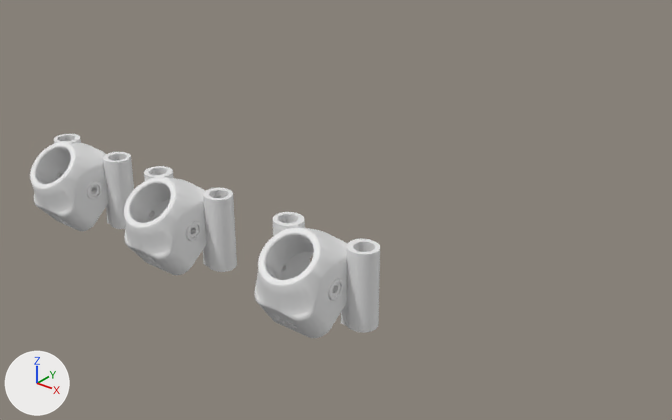
One commit to the Blender file Typhon/Typhon.blend: the scene before it, then after it.
The view is the same before and after, from a 50 mm camera at (0.1283, -0.1463, 0.1103) aimed at (-0.0422, 0.0668, -0.0219). Every picture has the same lights, and +X, +Y and +Z are marked at lower left.

The scene before the commit, as lines of its bpy script (objects in view):
```python
ob_typhon_runcam_90_stock_lens_v7_50 = bpy.data.objects.new('typhon-runcam-90-stock-lens-v7-50', me_typhon_runcam_90_stock_lens_v7_55_002)
ob_typhon_runcam_90_stock_lens_v7_50.location = (-0.0897, 0.0, 0.0)
ob_typhon_runcam_90_stock_lens_v7_50.rotation_euler = (-1.571, 0.0, 0.0)  # degrees (-90, 0, 0)
ob_typhon_runcam_90_stock_lens_v7_50.scale = (0.001, 0.001, 0.001)
ob_typhon_runcam_90_stock_lens_v7_53 = bpy.data.objects.new('typhon-runcam-90-stock-lens-v7-53', me_typhon_runcam_90_stock_lens_v7_55_001)
ob_typhon_runcam_90_stock_lens_v7_53.location = (-0.0483, 0.0, 0.0)
ob_typhon_runcam_90_stock_lens_v7_53.rotation_euler = (-1.571, 0.0, 0.0)  # degrees (-90, 0, 0)
ob_typhon_runcam_90_stock_lens_v7_53.scale = (0.001, 0.001, 0.001)
ob_typhon_runcam_90_stock_lens_v7_55 = bpy.data.objects.new('typhon-runcam-90-stock-lens-v7-55', me_typhon_runcam_90_stock_lens_v7_55)
ob_typhon_runcam_90_stock_lens_v7_55.location = (0.0, 0.0, 0.0)
ob_typhon_runcam_90_stock_lens_v7_55.rotation_euler = (-1.571, 0.0, 0.0)  # degrees (-90, 0, 0)
ob_typhon_runcam_90_stock_lens_v7_55.scale = (0.001, 0.001, 0.001)
```
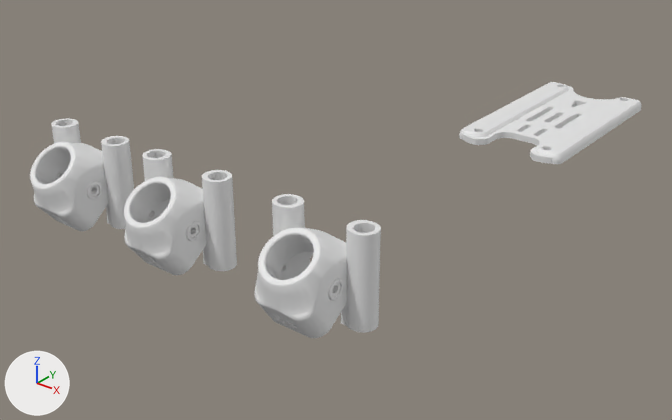
Commit message: top plate

Boxes (x1, y1, x2, y2) around the edits, measured in the pictures (672 x 420 px; the box of a moved part takes in the faces that stretch with it):
'typhon-runcam-90-stock-lens-v7-55', reshaped (14% taller): before (255, 212, 380, 338); after (255, 194, 381, 338)
'typhon-runcam-90-stock-lens-v7-53', reshaped (15% taller): before (124, 166, 237, 275); after (124, 149, 237, 275)
'typhon-runcam-90-stock-lens-v7-50', reshaped (16% taller): before (30, 134, 134, 231); after (30, 118, 134, 231)
'Cube.001', added: after (459, 82, 642, 164)
'TyphonTopPlateXL', added: after (463, 86, 617, 164)
part 1 of me_typhon_runcam_90_stock_lens_v7_55, moved or reshaped: before (346, 239, 380, 333); after (346, 220, 381, 333)
part 2 of me_typhon_runcam_90_stock_lens_v7_55, moved or reshaped: before (273, 212, 305, 236); after (272, 194, 305, 236)
part 3 of me_typhon_runcam_90_stock_lens_v7_55_001, moved or reshaped: (147, 199, 170, 221) in both
part 4 of me_typhon_runcam_90_stock_lens_v7_55_001, moved or reshaped: before (144, 166, 173, 181); after (142, 149, 173, 181)
part 5 of me_typhon_runcam_90_stock_lens_v7_55_001, moved or reshaped: (192, 228, 208, 266) in both
part 6 of me_typhon_runcam_90_stock_lens_v7_55_001, moved or reshaped: before (203, 188, 237, 272); after (202, 170, 237, 271)
part 7 of me_typhon_runcam_90_stock_lens_v7_55_002, moved or reshaped: before (103, 152, 134, 229); after (101, 136, 134, 229)
part 8 of me_typhon_runcam_90_stock_lens_v7_55_002, moved or reshaped: before (53, 134, 81, 143); after (51, 118, 81, 143)

Diff of the bpy script that builds the scene:
```diff
--- a/Typhon/Typhon.blend.py
+++ b/Typhon/Typhon.blend.py
@@ me_typhon_runcam_90_stock_lens_v7_55 @@
 me_typhon_runcam_90_stock_lens_v7_55.from_pydata(...)  # 3966 vertices, 2518 faces; spans x -15.8..15.8, y -10.0..15.2, z -10.0..15.7
 # used by ob_typhon_runcam_90_stock_lens_v7_55; location = (0.0, 0.0, 0.0); rotation_euler = (-1.571, 0.0, 0.0), in degrees (-90, 0, 0); scale = (0.001, 0.001, 0.001)
+# me_typhon_runcam_90_stock_lens_v7_55 part 1: all 74 vertices in x 7.7..15.8, y -6.5, z 5.9..13.5 are moved by (0.0, -5.0, 0.0)
+# me_typhon_runcam_90_stock_lens_v7_55 part 2: all 74 vertices in x -15.8..-7.7, y -6.5, z 6.0..13.6 are moved by (0.0, -5.0, 0.0)
@@ me_typhon_runcam_90_stock_lens_v7_55_001 @@
 # used by ob_typhon_runcam_90_stock_lens_v7_53; location = (-0.0483, 0.0, 0.0); rotation_euler = (-1.571, 0.0, 0.0), in degrees (-90, 0, 0); scale = (0.001, 0.001, 0.001)
-me_typhon_runcam_90_stock_lens_v7_55_001.from_pydata(...)  # 3828 vertices, 2380 faces; spans x -15.8..15.8, y -10.0..15.3, z -10.1..15.7
+me_typhon_runcam_90_stock_lens_v7_55_001.from_pydata(...)  # 3828 vertices, 2380 faces; spans x -15.8..15.8, y -11.4..15.3, z -10.1..15.7
+# me_typhon_runcam_90_stock_lens_v7_55_001 part 3: all 85 vertices in x -15.8..-7.1, y 15.3, z 6.0..13.6 are scaled about their middle by (1, 1.23, 1), then moved by (0.0, -2.7, 0.0)
+# me_typhon_runcam_90_stock_lens_v7_55_001 part 4: all 74 vertices in x -15.8..-7.7, y -6.2, z 6.0..13.6 are scaled about their middle by (1, 1.23, 1), then moved by (0.0, -2.7, 0.0)
+# me_typhon_runcam_90_stock_lens_v7_55_001 part 5: all 84 vertices in x 7.1..15.8, y 15.3, z 5.9..13.5 are scaled about their middle by (1, 1.23, 1), then moved by (0.0, -2.7, 0.0)
+# me_typhon_runcam_90_stock_lens_v7_55_001 part 6: all 74 vertices in x 7.7..15.8, y -6.2, z 5.9..13.5 are scaled about their middle by (1, 1.23, 1), then moved by (0.0, -2.7, 0.0)
@@ me_typhon_runcam_90_stock_lens_v7_55_002 @@
 me_typhon_runcam_90_stock_lens_v7_55_002.from_pydata(...)  # 3828 vertices, 2380 faces; spans x -15.8..15.8, y -10.0..15.6, z -10.3..15.6
 # used by ob_typhon_runcam_90_stock_lens_v7_50; location = (-0.0897, 0.0, 0.0); rotation_euler = (-1.571, 0.0, 0.0), in degrees (-90, 0, 0); scale = (0.001, 0.001, 0.001)
+# me_typhon_runcam_90_stock_lens_v7_55_002 part 7: all 74 vertices in x 7.7..15.8, y -6.0, z 5.9..13.5 are moved by (0.0, -5.0, 0.0)
+# me_typhon_runcam_90_stock_lens_v7_55_002 part 8: all 74 vertices in x -15.8..-7.7, y -6.0, z 6.0..13.6 are moved by (0.0, -5.0, 0.0)
@@ ob_cube_001 @@
+ob_cube_001 = bpy.data.objects.new('Cube.001', me_cube_002)  # 529 vertices, 484 faces; spans x 0.0087..0.0182, y 0.0..0.0326, z -0.003..0.0001; modifiers MIRROR, BOOLEAN, BOOLEAN
+ob_cube_001.location = (0.0, 0.1322, 0.002)
@@ ob_typhontopplatexl_001 @@
+ob_typhontopplatexl_001 = bpy.data.objects.new('TyphonTopPlateXL.001', me_typhontopplatexl_001)  # 200 vertices, 208 faces; spans x -13.6..13.6, y -30.7..30.7, z -4.0..4.0
+ob_typhontopplatexl_001.location = (0.0, 0.132, 0.0)
+ob_typhontopplatexl_001.scale = (0.001, 0.001, 0.001)
@@ ob_cube @@
+ob_cube = bpy.data.objects.new('Cube', me_cube_001)  # 65 vertices, 46 faces; spans x 0.0..0.0172, y 0.0..0.034, z -0.001..0.001; modifiers MIRROR
+ob_cube.location = (0.0, 0.132, 0.0)
@@ ob_typhontopplatexl @@
+ob_typhontopplatexl = bpy.data.objects.new('TyphonTopPlateXL', me_typhontopplatexl)  # 1224 vertices, 2500 faces; spans x -17.1..17.1, y -34.0..34.0, z -1.0..1.0
+ob_typhontopplatexl.location = (0.0, 0.1322, 0.0)
+ob_typhontopplatexl.scale = (0.001, 0.001, 0.001)
```
